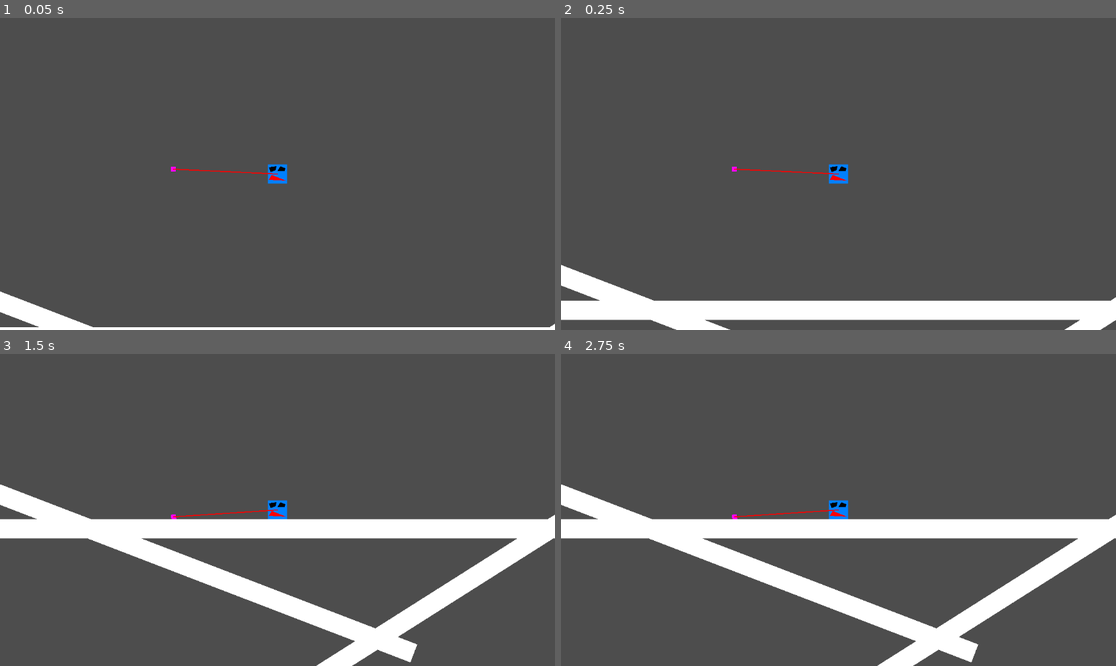
Above: before the commit, frames 1-4 (two rows, left to right).
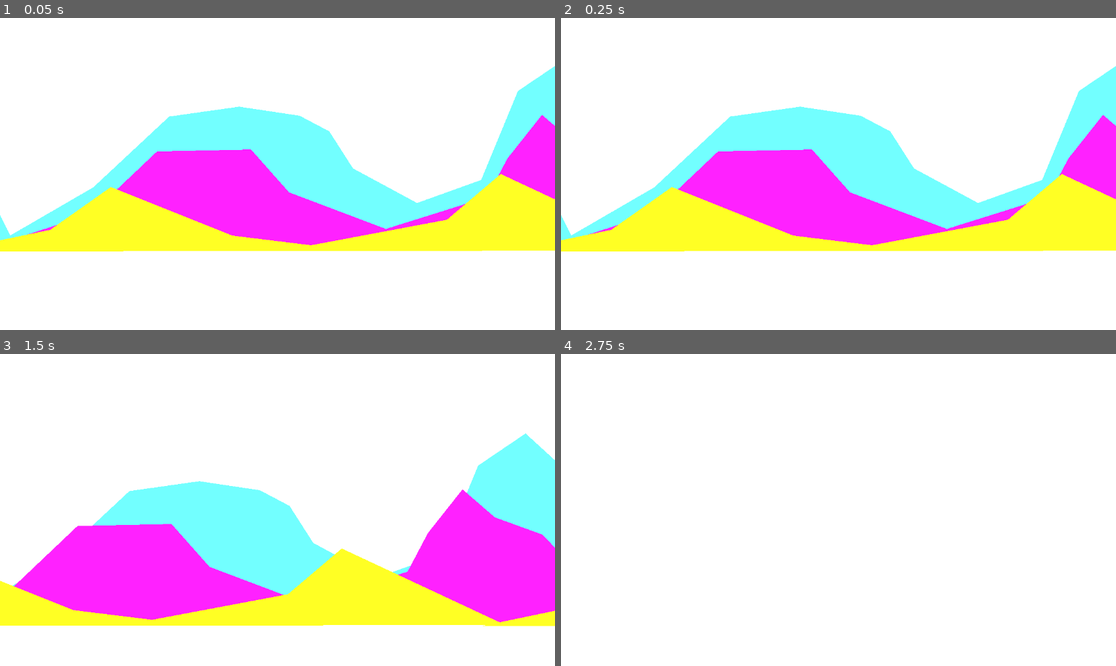
Above: after the commit, the same moments.

Repository: LoadShedding-Creator/Misinput
Game: Godot game, scene res://Main.tscn
Same seed, same stepped clock (60 frames per second), same inputs: the game is played once before the commit and once after it. Before the commit the project starts from res://World.tscn.
Inputs:
- Up to frame 1 (0.05 s): no input
- Up to frame 2 (0.25 s): no input
- Up to frame 3 (1.5 s): tap Enter (ui_accept) at 0.5, 1.35 s; hold Right (ui_right) 0.53-1.28 s; hold Enter (ui_accept) 0.53-1.28 s; hold Left (ui_left) from 1.28 s (still down)
- Up to frame 4 (2.75 s): tap Enter (ui_accept) at 1.52, 1.82 s; release Left (ui_left) at 2.03 s; hold Right (ui_right) from 2.03 s (still down); hold Enter (ui_accept) from 2.03 s (still down)

The runs differ from the first frame. In frame 1, 98% of the frame differs, in the area x 0-100%, y 0-100%; in frame 2, 93%; in frame 3, 96%; in frame 4, 87%.
Error before the commit: Invalid access to property or key 'global_position' on a base object of type 'null instance'. (res://hammer.gd:14)

Commit message:
put everything together and fixed parrallax backgrounds
kaff

Diff:
--- a/Main.tscn
+++ b/Main.tscn
@@ -1,58 +1,12 @@
 [gd_scene load_steps=3 format=3 uid="uid://ce4s6r5i0o1yt"]
 
-[ext_resource type="PackedScene" uid="uid://crq0s54sf8dxg" path="res://platform.tscn" id="1_1pkt2"]
-
-[sub_resource type="Environment" id="Environment_mk83f"]
+[ext_resource type="PackedScene" uid="uid://dbxckrfghx2ct" path="res://World.tscn" id="1_0e3td"]
+[ext_resource type="Script" path="res://camera_2d.gd" id="2_xvqob"]
 
 [node name="Main" type="Node2D"]
-position = Vector2(128, -10)
+position = Vector2(576, 324)
 
-[node name="Platform" parent="." instance=ExtResource("1_1pkt2")]
-position = Vector2(99, -55)
-scale = Vector2(1.15171, 8.35601)
+[node name="World" parent="." instance=ExtResource("1_0e3td")]
 
-[node name="Platform2" parent="." instance=ExtResource("1_1pkt2")]
-position = Vector2(-149, 20)
-scale = Vector2(80.6727, 0.826796)
-
-[node name="Platform3" parent="." instance=ExtResource("1_1pkt2")]
-position = Vector2(-19, -55)
-rotation = -0.633929
-scale = Vector2(13.5189, -0.384159)
-
-[node name="Platform4" parent="." instance=ExtResource("1_1pkt2")]
-modulate = Color(0.215964, 0.117253, 0.0252319, 1)
-self_modulate = Color(0.681424, 0.738185, 0.964069, 1)
-position = Vector2(-91, 525)
-scale = Vector2(100, 50)
-
-[node name="WorldEnvironment" type="WorldEnvironment" parent="."]
-environment = SubResource("Environment_mk83f")
-
-[node name="ParallaxBackground" type="ParallaxBackground" parent="WorldEnvironment"]
-
-[node name="ParallaxLayer" type="ParallaxLayer" parent="WorldEnvironment/ParallaxBackground"]
-motion_scale = Vector2(0.2, 0.2)
-
-[node name="Polygon2D" type="Polygon2D" parent="WorldEnvironment/ParallaxBackground/ParallaxLayer"]
-position = Vector2(485.992, 249.134)
-scale = Vector2(2.46225, 1.70996)
-color = Color(1, 1, 0.145098, 1)
-polygon = PackedVector2Array(-466.643, -146.281, -386.635, -172.597, -339.93, -224.646, -246.519, -165.58, -186.006, -153.884, -81.6295, -184.878, -40.204, -240.435, 85.6971, -147.451)
-
-[node name="ParallaxLayer2" type="ParallaxLayer" parent="WorldEnvironment/ParallaxBackground"]
-motion_scale = Vector2(0.5, 0.5)
-
-[node name="Polygon2D" type="Polygon2D" parent="WorldEnvironment/ParallaxBackground/ParallaxLayer2"]
-z_index = -5
-color = Color(1, 0.133333, 1, 1)
-polygon = PackedVector2Array(-806, 11, -579, -62, -442, -192, -247, -196, -168, -107, 33, -31, 243, -97, 285, -177, 357, -268, 424, -210, 523, -174, 591.404, -102.286, 662, -50, 762, 15)
-
-[node name="ParallaxLayer3" type="ParallaxLayer" parent="WorldEnvironment/ParallaxBackground"]
-
-[node name="Polygon2D" type="Polygon2D" parent="WorldEnvironment/ParallaxBackground/ParallaxLayer3"]
-z_index = -10
-position = Vector2(485.992, 249.134)
-scale = Vector2(2.46225, 1.70996)
-color = Color(0.447059, 1, 1, 1)
-polygon = PackedVector2Array(-451, -209, -530, -143, -363, -136, -197, -134, -72.0522, -136.231, -29, -137, 119, -134, 85, -230, 10, -282, -53, -365, -93, -326, -124, -218, -178, -190, -232, -232, -252, -277, -277, -296, -328, -307, -387, -295)
+[node name="Camera2D" type="Camera2D" parent="."]
+script = ExtResource("2_xvqob")
--- a/Player.tscn
+++ b/Player.tscn
@@ -1,9 +1,16 @@
-[gd_scene load_steps=2 format=3 uid="uid://b871o6f6f4to8"]
+[gd_scene load_steps=5 format=3 uid="uid://b871o6f6f4to8"]
+
+[ext_resource type="Script" path="res://player.gd" id="1_3yvm4"]
+[ext_resource type="Script" path="res://line.gd" id="2_kctox"]
 
 [sub_resource type="RectangleShape2D" id="RectangleShape2D_xvro7"]
 
+[sub_resource type="RectangleShape2D" id="RectangleShape2D_w7hpl"]
+size = Vector2(5, 5)
+
 [node name="Player" type="RigidBody2D"]
 position = Vector2(590, 230)
+script = ExtResource("1_3yvm4")
 
 [node name="Face" type="Node2D" parent="."]
 
@@ -34,3 +41,29 @@
 
 [node name="Camera2D" type="Camera2D" parent="."]
 zoom = Vector2(2, 2)
+
+[node name="Hammer" type="RigidBody2D" parent="."]
+position = Vector2(-108, -5)
+
+[node name="CollisionShape2D" type="CollisionShape2D" parent="Hammer"]
+shape = SubResource("RectangleShape2D_w7hpl")
+
+[node name="Polygon2D" type="Polygon2D" parent="Hammer"]
+position = Vector2(1, 0)
+color = Color(1, 0, 1, 1)
+offset = Vector2(-0.5, -0.5)
+polygon = PackedVector2Array(-3, -2, 2, -2, 2, 3, -3, 3)
+
+[node name="Line2D" type="Line2D" parent="."]
+points = PackedVector2Array(0, 0, 0, 0)
+width = 1.0
+default_color = Color(1, 0, 0, 1)
+begin_cap_mode = 2
+end_cap_mode = 2
+antialiased = true
+script = ExtResource("2_kctox")
+node_a_path = NodePath("..")
+
+[node name="PinJoint2D" type="PinJoint2D" parent="."]
+node_a = NodePath("..")
+bias = 0.9
--- a/World.tscn
+++ b/World.tscn
@@ -1,79 +1,68 @@
-[gd_scene load_steps=6 format=3 uid="uid://dbxckrfghx2ct"]
+[gd_scene load_steps=3 format=3 uid="uid://dbxckrfghx2ct"]
 
-[ext_resource type="PackedScene" uid="uid://b871o6f6f4to8" path="res://Player.tscn" id="1_mkalr"]
-[ext_resource type="Script" path="res://hammer.gd" id="2_3iql8"]
-[ext_resource type="Script" path="res://line.gd" id="2_otal7"]
+[ext_resource type="PackedScene" uid="uid://crq0s54sf8dxg" path="res://platform.tscn" id="4_cimb8"]
 
-[sub_resource type="RectangleShape2D" id="RectangleShape2D_4263q"]
-size = Vector2(5, 5)
+[sub_resource type="Environment" id="Environment_ox3x6"]
 
-[sub_resource type="RectangleShape2D" id="RectangleShape2D_dfitb"]
+[node name="World" type="Node2D"]
 
-[node name="Main" type="Node2D"]
+[node name="Platform" parent="." instance=ExtResource("4_cimb8")]
+visible = false
+position = Vector2(99, -55)
+scale = Vector2(1.15171, 8.35601)
 
-[node name="Player" parent="." instance=ExtResource("1_mkalr")]
-unique_name_in_owner = true
-position = Vector2(512, 216)
+[node name="Platform2" parent="." instance=ExtResource("4_cimb8")]
+visible = false
+position = Vector2(-149, 20)
+scale = Vector2(80.6727, 0.826796)
 
-[node name="Hammer" type="RigidBody2D" parent="Player"]
-position = Vector2(-108, -5)
-script = ExtResource("2_3iql8")
+[node name="Platform3" parent="." instance=ExtResource("4_cimb8")]
+visible = false
+position = Vector2(-19, -55)
+rotation = -0.633929
+scale = Vector2(13.5189, -0.384159)
 
-[node name="CollisionShape2D" type="CollisionShape2D" parent="Player/Hammer"]
-shape = SubResource("RectangleShape2D_4263q")
-
-[node name="Polygon2D" type="Polygon2D" parent="Player/Hammer"]
-position = Vector2(1, 0)
-color = Color(1, 0, 1, 1)
-offset = Vector2(-0.5, -0.5)
-polygon = PackedVector2Array(-3, -2, 2, -2, 2, 3, -3, 3)
-
-[node name="PinJoint2D" type="PinJoint2D" parent="Player"]
-node_a = NodePath("..")
-node_b = NodePath("../Hammer")
-bias = 0.9
-
-[node name="Platform" type="StaticBody2D" parent="."]
-position = Vector2(506, 386)
-scale = Vector2(47.1865, 1)
-
-[node name="CollisionShape2D" type="CollisionShape2D" parent="Platform"]
-shape = SubResource("RectangleShape2D_dfitb")
-
-[node name="Polygon2D" type="Polygon2D" parent="Platform"]
-polygon = PackedVector2Array(-10, -10, 10, -10, 10, 10, -10, 10)
-
-[node name="Platform2" type="StaticBody2D" parent="."]
-position = Vector2(215, 346)
-rotation = 0.366798
-scale = Vector2(47.1865, 1)
-
-[node name="CollisionShape2D" type="CollisionShape2D" parent="Platform2"]
-shape = SubResource("RectangleShape2D_dfitb")
-
-[node name="Polygon2D" type="Polygon2D" parent="Platform2"]
-polygon = PackedVector2Array(-10, -10, 10, -10, 10, 10, -10, 10)
-
-[node name="Platform3" type="StaticBody2D" parent="."]
-position = Vector2(805, 381)
-rotation = -0.564742
-scale = Vector2(47.1865, 1)
-
-[node name="CollisionShape2D" type="CollisionShape2D" parent="Platform3"]
-shape = SubResource("RectangleShape2D_dfitb")
-
-[node name="Polygon2D" type="Polygon2D" parent="Platform3"]
-polygon = PackedVector2Array(-10, -10, 10, -10, 10, 10, -10, 10)
-
-[node name="Line2D" type="Line2D" parent="."]
-points = PackedVector2Array(0, 0, 0, 0)
-width = 1.0
-default_color = Color(1, 0, 0, 1)
-begin_cap_mode = 2
-end_cap_mode = 2
-antialiased = true
-script = ExtResource("2_otal7")
-node_a_path = NodePath("../Player")
-node_b_path = NodePath("../Player/Hammer")
+[node name="Platform4" parent="." instance=ExtResource("4_cimb8")]
+visible = false
+modulate = Color(0.215964, 0.117253, 0.0252319, 1)
+self_modulate = Color(0.681424, 0.738185, 0.964069, 1)
+position = Vector2(-91, 525)
+scale = Vector2(100, 50)
 
 [node name="WorldEnvironment" type="WorldEnvironment" parent="."]
+environment = SubResource("Environment_ox3x6")
+
+[node name="ParallaxBackground" type="ParallaxBackground" parent="WorldEnvironment"]
+
+[node name="ParallaxLayer" type="ParallaxLayer" parent="WorldEnvironment/ParallaxBackground"]
+position = Vector2(-152, 14)
+motion_mirroring = Vector2(1441.68, 0)
+
+[node name="Polygon2D" type="Polygon2D" parent="WorldEnvironment/ParallaxBackground/ParallaxLayer"]
+position = Vector2(1300, 721.135)
+scale = Vector2(2.7, 1.71)
+color = Color(1, 1, 0.145098, 1)
+polygon = PackedVector2Array(-466.643, -146.281, -386.635, -172.597, -339.93, -224.646, -246.519, -165.58, -186.006, -153.884, -81.6295, -184.878, -40.204, -240.435, 85.6971, -147.451)
+
+[node name="ParallaxLayer2" type="ParallaxLayer" parent="WorldEnvironment/ParallaxBackground"]
+position = Vector2(-17, -3)
+motion_scale = Vector2(0.5, 1)
+motion_mirroring = Vector2(1525.31, 0)
+
+[node name="Polygon2D" type="Polygon2D" parent="WorldEnvironment/ParallaxBackground/ParallaxLayer2"]
+z_index = -5
+position = Vector2(785, 472.135)
+color = Color(1, 0.133333, 1, 1)
+polygon = PackedVector2Array(-806, 11, -579, -62, -442, -192, -247, -196, -168, -107, 33, -31, 243, -97, 285, -177, 357, -268, 424, -210, 523, -174, 591.404, -102.286, 662, -50, 762, 15, -368.557, 12.1158)
+
+[node name="ParallaxLayer3" type="ParallaxLayer" parent="WorldEnvironment/ParallaxBackground"]
+position = Vector2(4, -12)
+motion_scale = Vector2(0.25, 1)
+motion_mirroring = Vector2(1561.06, 0)
+
+[node name="Polygon2D" type="Polygon2D" parent="WorldEnvironment/ParallaxBackground/ParallaxLayer3"]
+z_index = -10
+position = Vector2(1300, 721.135)
+scale = Vector2(2.46225, 1.70996)
+color = Color(0.447059, 1, 1, 1)
+polygon = PackedVector2Array(-451, -209, -530, -143, -363, -136, -197, -134, -72.0522, -136.231, -29, -137, 119, -134, 85, -230, 10, -282, -53, -365, -93, -326, -124, -218, -178, -190, -232, -232, -252, -277, -277, -296, -328, -307, -387, -295)
--- /dev/null
+++ b/camera_2d.gd
@@ -0,0 +1,17 @@
+extends Camera2D
+
+
+# Called when the node enters the scene tree for the first time.
+func _ready() -> void:
+	pass # Replace with function body.
+
+
+# Called every frame. 'delta' is the elapsed time since the previous frame.
+func _process(delta: float) -> void:
+
+	if Input.is_action_pressed("ui_left"):
+		global_position.x -= 10
+	if Input.is_action_pressed("ui_accept"):
+			global_position.y -= 10
+	if Input.is_action_pressed("ui_right"):
+		global_position.x += 10
--- /dev/null
+++ b/player.gd
@@ -0,0 +1,9 @@
+extends RigidBody2D
+
+func _process(delta: float) -> void:
+	if Input.is_action_pressed("ui_left"):
+		global_position.x -= 10
+	if Input.is_action_pressed("ui_accept"):
+		global_position.y += 100
+		print("nig")
+		print(global_position)
--- a/project.godot
+++ b/project.godot
@@ -11,7 +11,7 @@
 [application]
 
 config/name="Nig"
-run/main_scene="res://World.tscn"
+run/main_scene="res://Main.tscn"
 config/features=PackedStringArray("4.3", "Forward Plus")
 config/icon="res://icon.svg"
 
@@ -41,3 +41,4 @@
 [rendering]
 
 environment/volumetric_fog/volume_size=256
+environment/defaults/default_clear_color=Color(1, 1, 1, 1)
